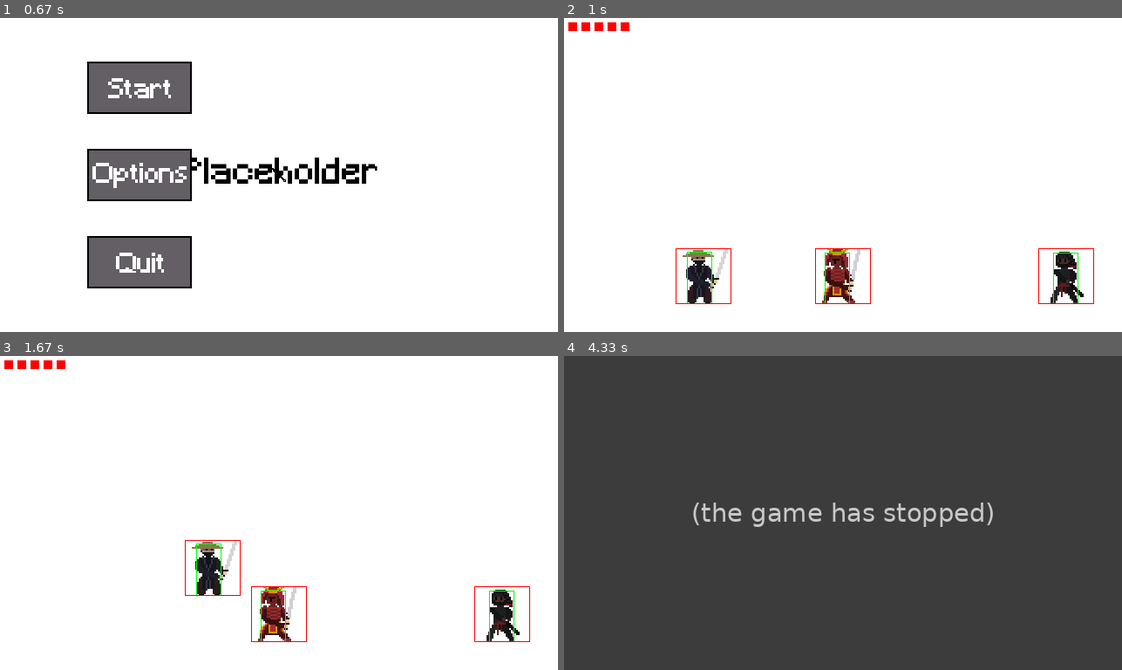
Above: before the commit, frames 1-4 (two rows, left to right).
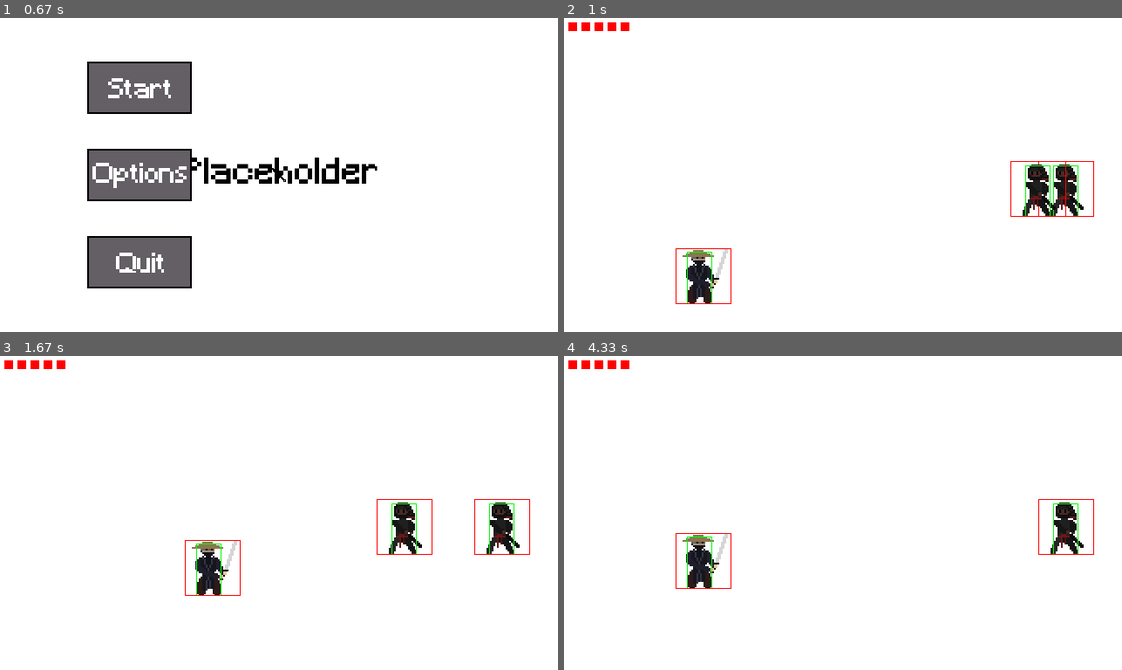
Above: after the commit, the same moments.

Repository: Mallet-Marie/pygame_metroidvania
Game: pygame game, started from game.py
Same seed, same stepped clock (60 frames per second), same inputs: the game is played once before the commit and once after it.
Inputs (mouse positions are in pixels of both pictures, inside the frame that each line leads up to):
- Up to frame 1 (0.67 s): tap Enter at 0.33 s
- Up to frame 2 (1 s): click (703, 87) at 0.72 s
- Up to frame 3 (1.67 s): hold D 1-1.47 s; move the mouse to (457, 503) at 1.03 s; hold W from 1.5 s (still down)
- Up to frame 4 (4.33 s): release W at 1.8 s; hold D 1.83-2.3 s; hold A 2.33-2.87 s; tap Space at 3.23, 3.63, 3.93, 4.07 s; hold A 3.57-3.97 s; hold W from 4 s (still down)

Frame 1 is identical in both runs. In frame 2, 2.9% of the frame differs, in the area x 45-95%, y 45-92%; in frame 3, 2.9%; in frame 4, 100%, in the area x 0-100%, y 0-100%.
Before the commit the program exited at 2.12 s; later frames show no game.

Commit message:
added iframe

Diff:
--- a/sprites.py
+++ b/sprites.py
@@ -32,7 +32,8 @@
         self.attacking = False
         self.invincible = False
         self.hit = False
-        self.iframe = pygame.time.get_ticks()
+        self.been_hit = False
+        self.iframes = pygame.time.get_ticks()
 
     def update(self, dt, inputs):
         self.inputs = inputs
@@ -44,6 +45,8 @@
             self.vely *= .25
             self.jumping = False
 
+        if self.invincible and pygame.time.get_ticks() - self.iframes > 1000:
+            self.invincible = False
         self.vely += self.acc*.9 * dt
         self.posy += ((self.vely * dt) + ((self.acc/2) * (dt**2)))
         if self.posy > HEIGHT-64:
@@ -56,11 +59,6 @@
         self.rect.center = self.posx, self.posy
         self.hitbox.center = self.posx+7 , self.posy+3
 
-        if self.hit:
-            self.invincible = True
-            now = pygame.time.get_ticks()
-            if self.iframe - now <= 1000:
-                self.invincible = False
         if self.inputs["space"] and not self.attacking:
             self.attack()
         if not self.inputs["space"] and self.attacking:
@@ -88,7 +86,9 @@
         self.on_ground = False
 
     def iframe(self):
-        pass
+        self.been_hit = True
+        self.iframes = pygame.time.get_ticks()
+        self.invincible = True
 
 class Sword(pygame.sprite.Sprite):
     def __init__(self, x, y, w, h, rad):
@@ -138,9 +138,10 @@
         self.hitbox.center = self.rect.center
 
 class Ninja(pygame.sprite.Sprite):
-    def __init__(self, game):
+    def __init__(self, game, type):
         pygame.sprite.Sprite.__init__(self)
         self.game = game
+        self.type = type
         self.image = pygame.image.load(path.join(self.game.game.assets_dir, "ninja.png")).convert_alpha()
         self.image = pygame.transform.flip(self.image, True, False)
         #self.image.set_colorkey(BLACK)
@@ -152,23 +153,24 @@
         self.hitbox = self.hitbox.move(0, 3)
         pygame.draw.rect(self.image, GREEN, self.hitbox, 1) #hitbox
         pygame.draw.rect(self.image, RED, self.rect, 1)
-        self.posx, self.posy = WIDTH-64, HEIGHT-64
+        self.posx, self.posy = WIDTH-64, HEIGHT-164
         self.rect.center = self.posx, self.posy
         self.hitbox.center = self.posx - 1, self.posy + 3
+        if self.type == 0: #ranged
+            self.throw_interval = 2000
+            self.last_throw = pygame.time.get_ticks()
+        elif self.type == 1: #melee
+            self.swing_interval = 2000
+            self.last_swing = pygame.time.get_ticks()
+            self.attacking = False
         self.dx, self.dy = 0, 0
         self.rot = 0
         self.velx = 0
         self.vely = 0
-        self.throw_interval = 2000
-        self.swing_interval = 2000
         self.facing_left, self.facing_right = True, False
-        self.should_move = random.randint(0, 1)
         self.dirx = 0
-        self.attacking = False
-        self.last_throw = pygame.time.get_ticks()
-        self.last_swing = pygame.time.get_ticks()
-
-    def throw(self):
+
+    def throw(self): #type 0
         now = pygame.time.get_ticks()
         if now - self.last_throw > self.throw_interval:
             self.last_throw = now
@@ -176,7 +178,7 @@
             self.game.all_sprites.add(shuriken)
             self.game.mob_attacks.add(shuriken)
 
-    def attack(self):
+    def attack(self): #type 1
         now = pygame.time.get_ticks()
         if now - self.last_swing > self.swing_interval:
             self.last_swing = now
@@ -189,10 +191,6 @@
         self.dx = self.game.player.rect.centerx - self.rect.centerx
         self.dy = self.game.player.rect.centery - self.rect.centery
         self.dirx = self.facing_right - self.facing_left
-        if self.should_move == 0:
-            self.velx = self.dirx * dt * 2
-        elif self.should_move == 1:
-            self.velx = 0
 
         if self.dx < 0 and self.facing_right:
             self.facing_left = True
@@ -200,15 +198,18 @@
         elif self.dx > 0 and self.facing_left:
             self.facing_right = True
             self.facing_left = False
-        if (abs(self.dx) <= 300 and abs(self.dy) <= 150) and (abs(self.dx) >= 150 and abs(self.dy) <= 75):
-            self.rot = math.atan2(self.dy, self.dx)
-            self.throw()
-        if (abs(self.dx) <= 100 and abs(self.dy) <= 50):
-           self.attack()
-        if self.attacking:
-            self.sword.update(self.posx-16, self.posy+8, self)
-        print(self.should_move)
-        self.posx += self.velx
+
+        if self.type == 0:
+            if (abs(self.dx) <= 400 and abs(self.dy) <= 300) and (abs(self.dx) >= 100 and abs(self.dy) >= 75):
+                self.rot = math.atan2(self.dy, self.dx)
+                self.throw()
+        elif self.type == 1:
+            self.velx = self.dirx * dt * 2
+            if (abs(self.dx) <= 100 and abs(self.dy) <= 50):
+                self.attack()
+            if self.attacking:
+                self.sword.update(self.posx-16, self.posy+8, self)
+            self.posx += self.velx
         self.rect.centerx = self.posx
         self.hitbox.centerx = self.rect.centerx
 
--- a/states/world.py
+++ b/states/world.py
@@ -16,10 +16,10 @@
         self.mob_attacks = pygame.sprite.Group()
         self.mob_melee = pygame.sprite.Group()
         self.player = Player(self)
-        self.mob = Ninja(self)
+        self.mob = Ninja(self, 0)
         self.mobs.add(self.mob)
         self.all_sprites.add(self.mob)
-        self.mob = Samurai(self)
+        self.mob = Ninja(self, 1)
         self.mobs.add(self.mob)
         self.all_sprites.add(self.mob)
         self.dependants.add(self.player)
@@ -58,22 +58,19 @@
         if not self.player.invincible:
             for hit in mob_melee_hits:
                 self.player.health -= 1
-                if self.player.health <= 0:
-                    self.player.kill()
-                    self.game.playing = False
-                    self.game.running = False
+                self.player.iframe()
             for hit in mob_hits:
                 self.player.health -= 1
-                if self.player.health <= 0:
-                    self.player.kill()
-                    self.game.playing = False
-                    self.game.running = False
+                self.player.iframe()
             if player_hits:
                 self.player.health -= 1
-                if self.player.health <= 0:
-                    self.player.kill()
-                    self.game.playing = False
-                    self.game.running = False
+                self.player.iframe()
+
+            if self.player.health <= 0:
+                self.exit_state()
+                #self.player.kill()
+                #self.game.playing = False
+                #self.game.running = False
 
         parry_hits = pygame.sprite.groupcollide(self.attacks, self.mob_attacks, True, True, pygame.sprite.collide_circle)
         mob_melee_parry = pygame.sprite.groupcollide(self.attacks, self.mob_melee, True, True, pygame.sprite.collide_circle)
Not shown, changed: .gitignore
